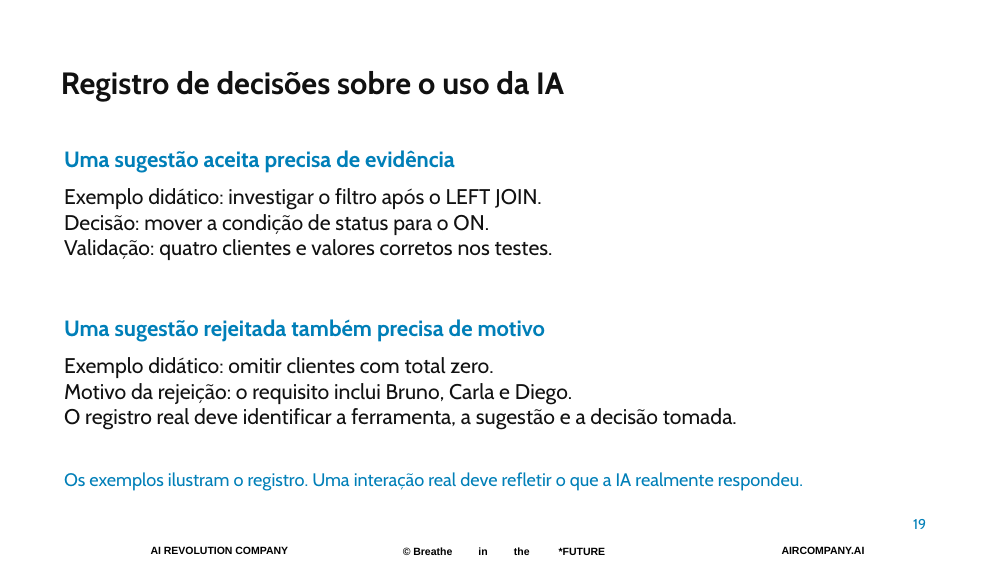
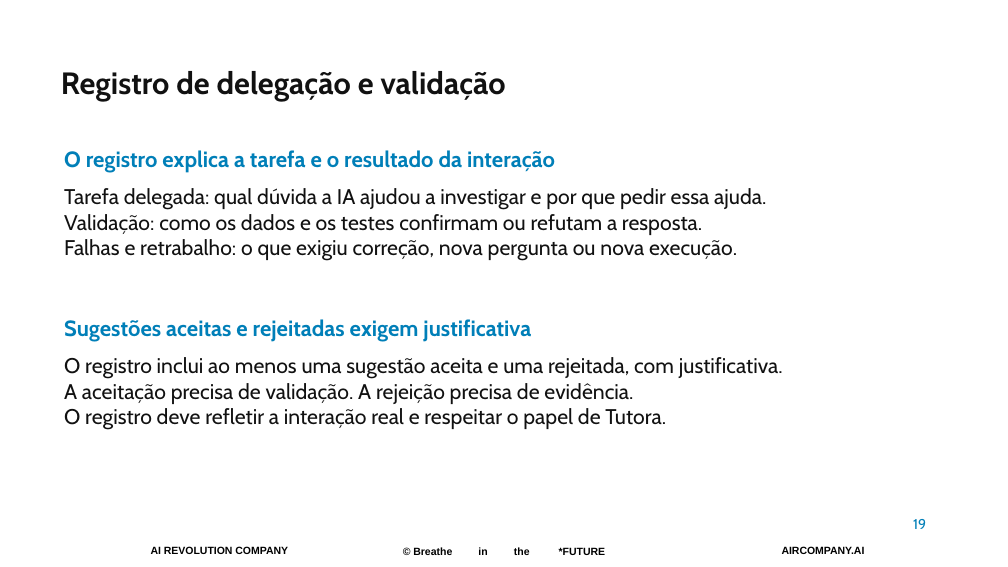
Before and after one commit to pedropalmieri/workshop4-pr-sql-ia, a slide deck: slide 19 of materiais/Workshop4-19nov2026.pptx. Drawn at 1008x567 pixels with LibreOffice and Linux fonts; fonts in the diff are those of the drawing; background and template pictures are left out. Boxes give left, top, right and bottom in pixels: in the first picture for what was removed or moved away, otherwise in the second. Text is boxed around its words. In the diff, an @@ line names an element or a change of style, - is before the commit and + after.

```diff
--- a/materiais/Workshop4-19nov2026.pptx
+++ b/materiais/Workshop4-19nov2026.pptx
@@ text at (x1=61, y1=71, x2=506, y2=101): text changed @@
-Registro de decisões sobre o uso da IA
+Registro de delegação e validação
@@ text at (x1=64, y1=150, x2=555, y2=173): text changed @@
-Uma sugestão aceita precisa de evidência
+O registro explica a tarefa e o resultado da interação
@@ text at (x1=64, y1=188, x2=766, y2=261): text changed @@
-Exemplo didático: investigar o filtro após o LEFT JOIN.
-Decisão: mover a condição de status para o ON.
-Validação: quatro clientes e valores corretos nos testes.
+Tarefa delegada: qual dúvida a IA ajudou a investigar e por que pedir essa ajuda.
+Validação: como os dados e os testes confirmam ou refutam a resposta.
+Falhas e retrabalho: o que exigiu correção, nova pergunta ou nova execução.
@@ text at (x1=64, y1=319, x2=531, y2=342): text changed @@
-Uma sugestão rejeitada também precisa de motivo
+Sugestões aceitas e rejeitadas exigem justificativa
@@ text at (x1=64, y1=357, x2=783, y2=430): text changed @@
-Exemplo didático: omitir clientes com total zero.
-Motivo da rejeição: o requisito inclui Bruno, Carla e Diego.
-O registro real deve identificar a ferramenta, a sugestão e a decisão tomada.
+O registro inclui ao menos uma sugestão aceita e uma rejeitada, com justificativa.
+A aceitação precisa de validação. A rejeição precisa de evidência.
+O registro deve refletir a interação real e respeitar o papel de Tutora.
@@ text removed at (x1=64, y1=472, x2=803, y2=491) @@
-Os exemplos ilustram o registro. Uma interação real deve refletir o que a IA realmente respondeu.
```
Also in this commit, not shown: 4 other slides changed.
